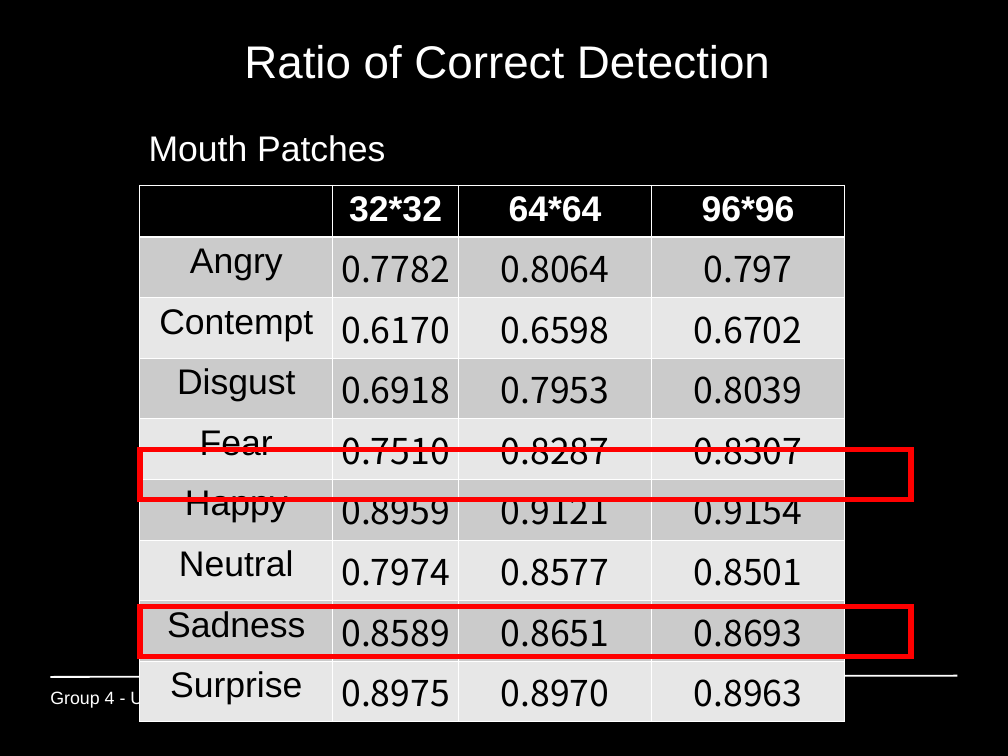
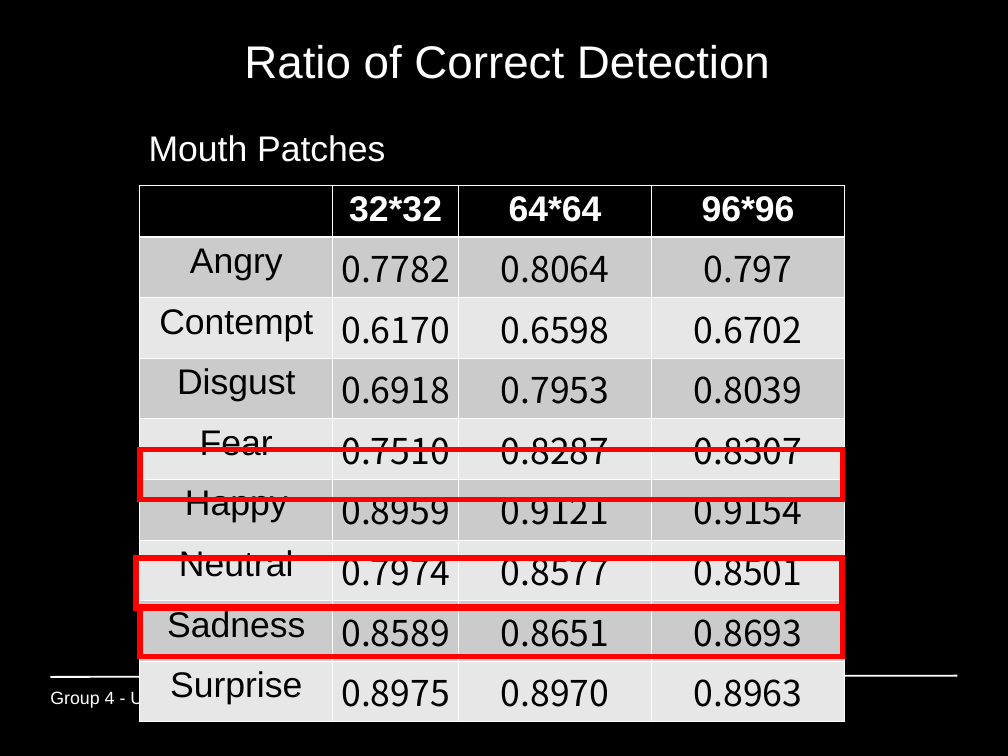
Before and after one commit to GiannisPapadopoulos/DiscriminativePatches, a slide deck: slide 21 of presentations/period3/MAI_Project1_Group4.ppt. Drawn at 1008x756 pixels with LibreOffice and Linux fonts; fonts in the diff are those of the drawing. Boxes give left, top, right and bottom in pixels: in the first picture for what was removed or moved away, otherwise in the second. Text is boxed around its words. In the diff, an @@ line names an element or a change of style, - is before the commit and + after.

```diff
--- a/presentations/period3/MAI_Project1_Group4.ppt
+++ b/presentations/period3/MAI_Project1_Group4.ppt
@@ rectangle: place and size @@
-rectangle at box(140, 449, 912, 499)
+rectangle at box(140, 449, 843, 499)
@@ rectangle added at box(135, 559, 842, 609), outline #FF0000 4.51 pt @@
@@ rectangle: place and size @@
-rectangle at box(140, 606, 912, 657)
+rectangle at box(140, 606, 843, 657)
```
Also in this commit, not shown: 3 other slides changed.
